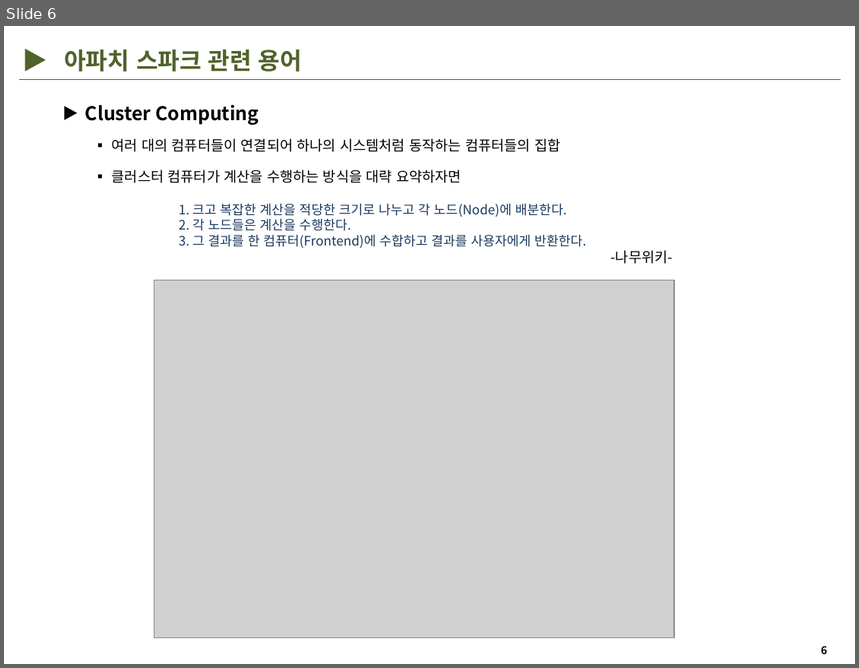
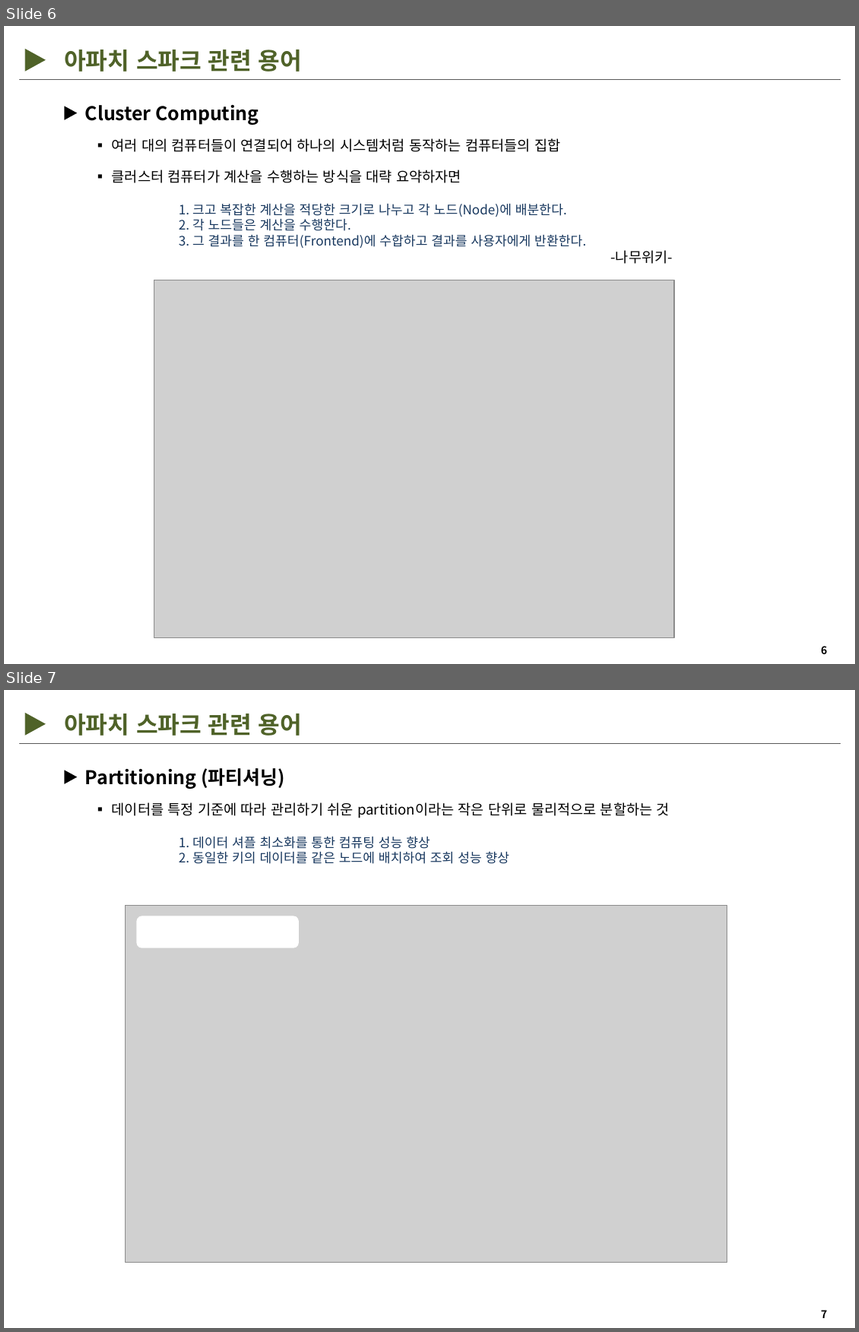
Before and after one commit to Hyunsoo-Ryan-Lee/DataEngineering-Lecture, a slide deck: ppt/[KDT강의]데이터 엔지니어링-2.pptx. Shown one above the other, each under a label of ours: slide 6 before the commit, slides 6 and 7 after it. The pictures are 859x668 and 859x1332 pixels, drawn with LibreOffice and Linux fonts; fonts in the diff are those of the drawing; grey boxes stand for pictures; background and template pictures are left out. Boxes give left, top, right and bottom in pixels: in the first picture for what was removed or moved away, otherwise in the second. Text is boxed around its words. In the diff, an @@ line names an element or a change of style, - is before the commit and + after.

```diff
--- a/ppt/[KDT강의]데이터 엔지니어링-2.pptx
+++ b/ppt/[KDT강의]데이터 엔지니어링-2.pptx
@@ slide 7 added at (x1=4, y1=690, x2=855, y2=1328), background #FFFFFF; not listed: 2 template elements that a slide beside it also shows @@
@@ triangle added at (x1=26, y1=713, x2=46, y2=736), fill #4F6228 @@
@@ text added at (x1=64, y1=714, x2=302, y2=736), 20 pt, text #4F6228, bold @@
+아파치 스파크 관련 용어
@@ triangle added at (x1=64, y1=771, x2=77, y2=784), fill #000000 @@
@@ text added at (x1=85, y1=768, x2=284, y2=789), 16 pt, text #000000, bold @@
+Partitioning (파티셔닝)
@@ text added at (x1=112, y1=802, x2=670, y2=864), 11 pt, text #17375E @@
+▪ 데이터를 특정 기준에 따라 관리하기 쉬운 partition이라는 작은 단위로 물리적으로 분할하는 것
+  1. 데이터 셔플 최소화를 통한 컴퓨팅 성능 향상
+  2. 동일한 키의 데이터를 같은 노드에 배치하여 조회 성능 향상
@@ picture added at (x1=125, y1=905, x2=728, y2=1263) @@
@@ rounded rectangle added at (x1=137, y1=916, x2=300, y2=948), fill #FFFFFF @@
```
Also in this commit, not shown: 12 slides changed, 46 other files.
